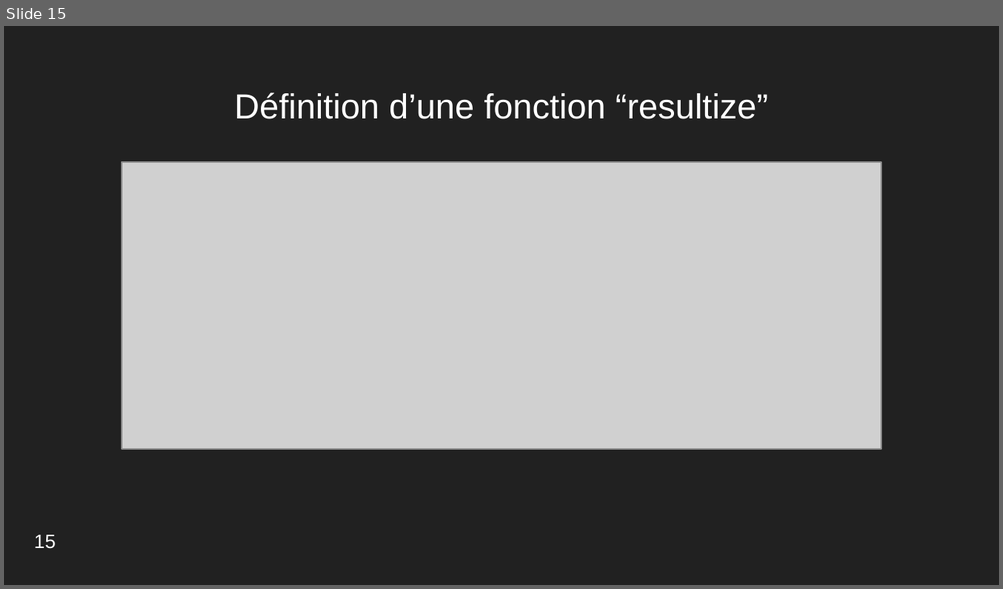
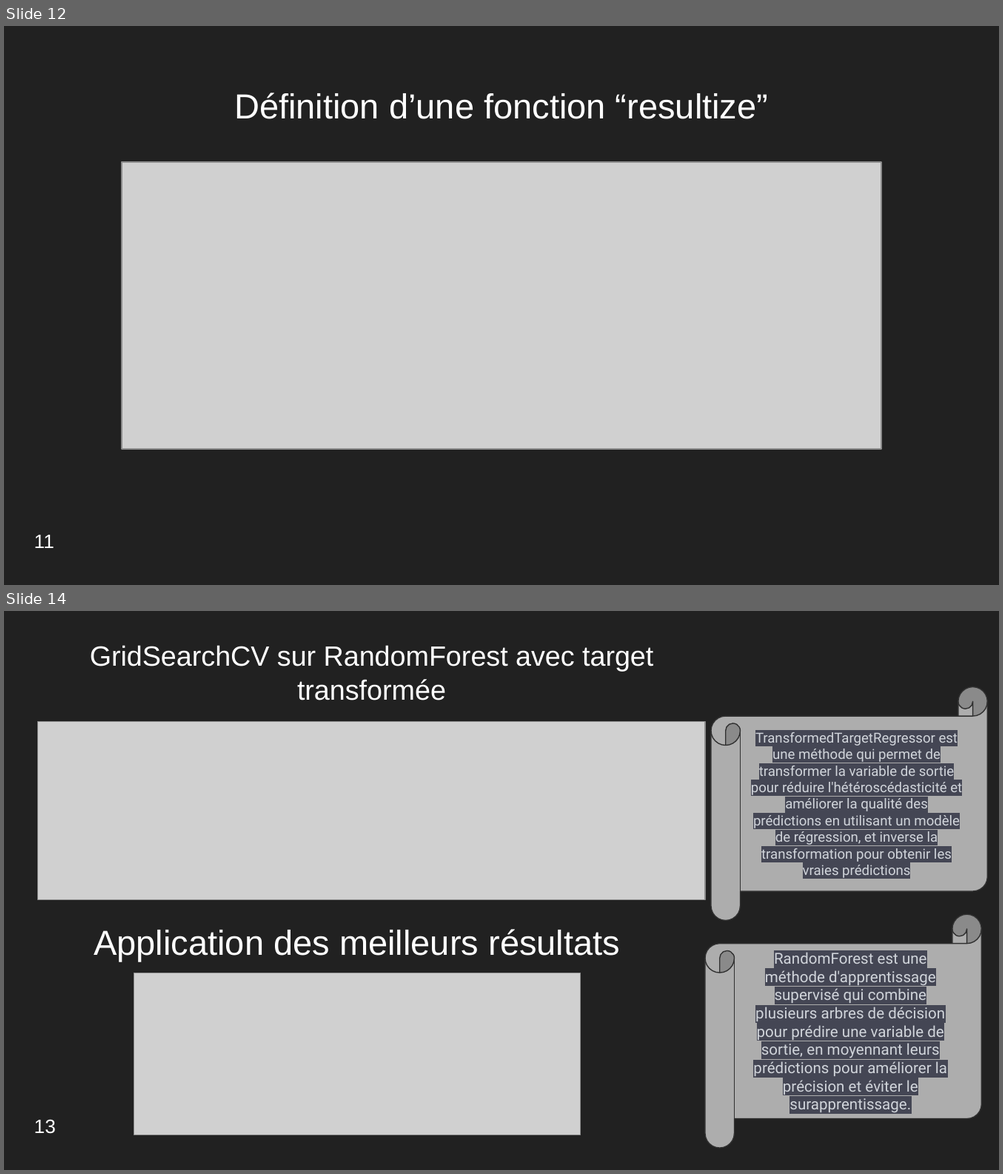
Before and after one commit to ThomasMeb/Anticiper_besoins_des_batiments, a slide deck: Projet_3_Thomas_Mebarki/Mebarki_Thomas_4_presentation_022023.pptx. Shown one above the other, each under a label of ours: slide 15 before the commit, slides 12 and 14 after it; the slides between them are not shown. The pictures are 1003x589 and 1003x1174 pixels, drawn with LibreOffice and Linux fonts; fonts in the diff are those of the drawing; grey boxes stand for pictures. Boxes give left, top, right and bottom in pixels: in the first picture for what was removed or moved away, otherwise in the second. Text is boxed around its words. In the diff, an @@ line names an element or a change of style, - is before the commit and + after.

```diff
--- a/Projet_3_Thomas_Mebarki/Mebarki_Thomas_4_presentation_022023.pptx
+++ b/Projet_3_Thomas_Mebarki/Mebarki_Thomas_4_presentation_022023.pptx
@@ slide 14 added at [4,611,999,1170], background #212121 @@
@@ title added at [90,645,653,701], 20.2 pt, text #FFFFFF @@
+GridSearchCV sur RandomForest avec target transformée
@@ horizontal scroll added at [711,686,987,920], fill #ADADAD, outline #303030 0.75 pt, 10 pt, text #D1D5DB @@
+TransformedTargetRegressor est une méthode qui permet de transformer la variable de sortie pour réduire l'hétéroscédasticité et améliorer la qualité des prédictions en utilisant un modèle de régression, et inverse la transformation pour obtenir les vraies prédictions
@@ picture added at [38,721,704,900] @@
@@ horizontal scroll added at [706,914,982,1148], fill #ADADAD, outline #303030 0.75 pt, 11 pt, text #D1D5DB @@
+RandomForest est une méthode d'apprentissage supervisé qui combine plusieurs arbres de décision pour prédire une variable de sortie, en moyennant leurs prédictions pour améliorer la précision et éviter le surapprentissage.
@@ title added at [94,929,620,962], 25.2 pt, text #FFFFFF @@
+Application des meilleurs résultats
@@ picture added at [134,973,580,1135] @@
@@ text added at [34,1119,56,1134], 14 pt, text #FFFFFF @@
+13
@@ what was slide 15 is now slide 12 @@
@@ slide 12 changed as well @@
@@ text at [34,535,54,548]: text changed @@
-15
+11
```
Also in this commit, not shown: 16 other slides changed, 6 other slides added, 16 slides removed, 8 other files.
